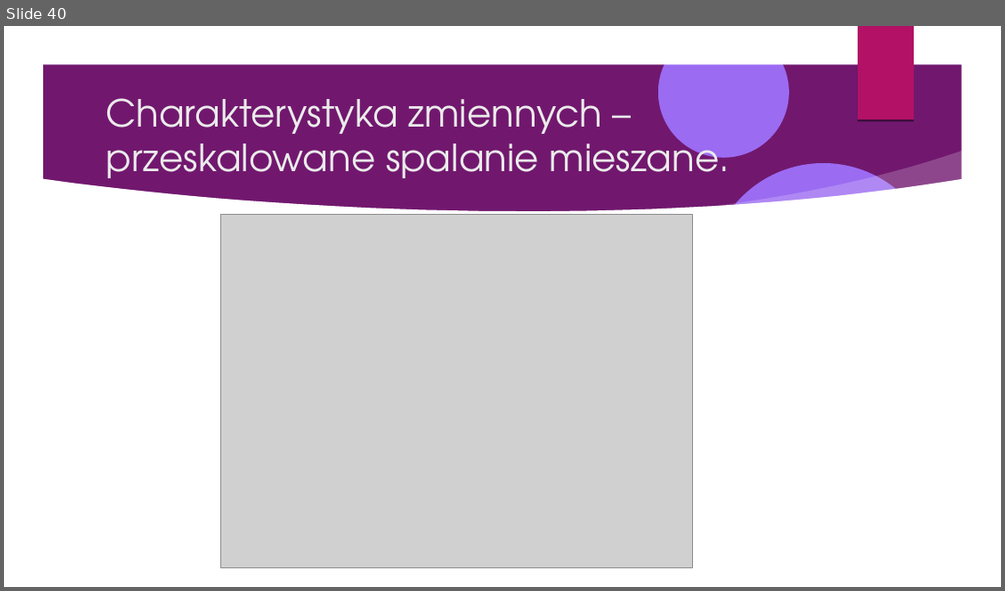
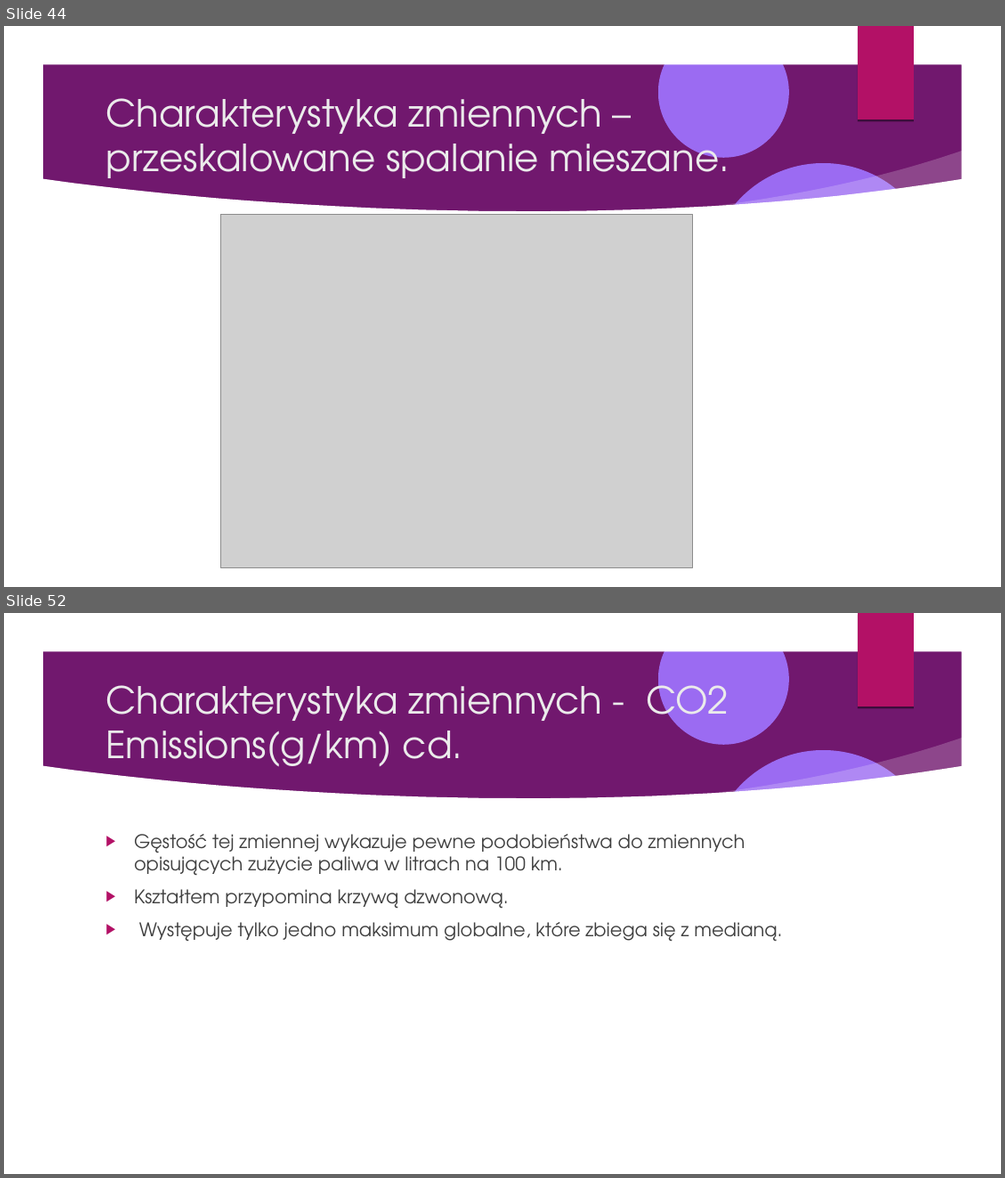
Before and after one commit to Pawel-Tomasz-Nowak/Scientific-collaboration, a slide deck: EmissionAnalysis/Prezentacja projektu.odp. Shown one above the other, each under a label of ours: slide 40 before the commit, slides 44 and 52 after it; the slides between them are not shown. The pictures are 1005x591 and 1005x1178 pixels, drawn with LibreOffice and Linux fonts; fonts in the diff are those of the drawing; grey boxes stand for pictures; background and template pictures are left out. Boxes give left, top, right and bottom in pixels: in the first picture for what was removed or moved away, otherwise in the second. Text is boxed around its words. In the diff, an @@ line names an element or a change of style, - is before the commit and + after.

```diff
--- a/EmissionAnalysis/Prezentacja projektu.odp
+++ b/EmissionAnalysis/Prezentacja projektu.odp
@@ slide 52 added at (4,613,1001,1174), background picture (left out); not listed: 9 template elements that a slide beside it also shows @@
@@ title added at (105,675,728,776), 36 pt, text #EBEBEB @@
+Charakterystyka zmiennych - CO2 Emissions(g/km) cd.
@@ text added at (134,834,782,941), 18 pt, text #404040 @@
+▶ Gęstość tej zmiennej wykazuje pewne podobieństwa do zmiennych opisujących zużycie paliwa w litrach na 100 km.
+▶ Kształtem przypomina krzywą dzwonową.
+▶ Występuje tylko jedno maksimum globalne, które zbiega się z medianą.
@@ what was slide 40 is now slide 44 @@
```
Also in this commit, not shown: 2 slides changed, 10 other slides added, 6 slides removed, 3 other files.
